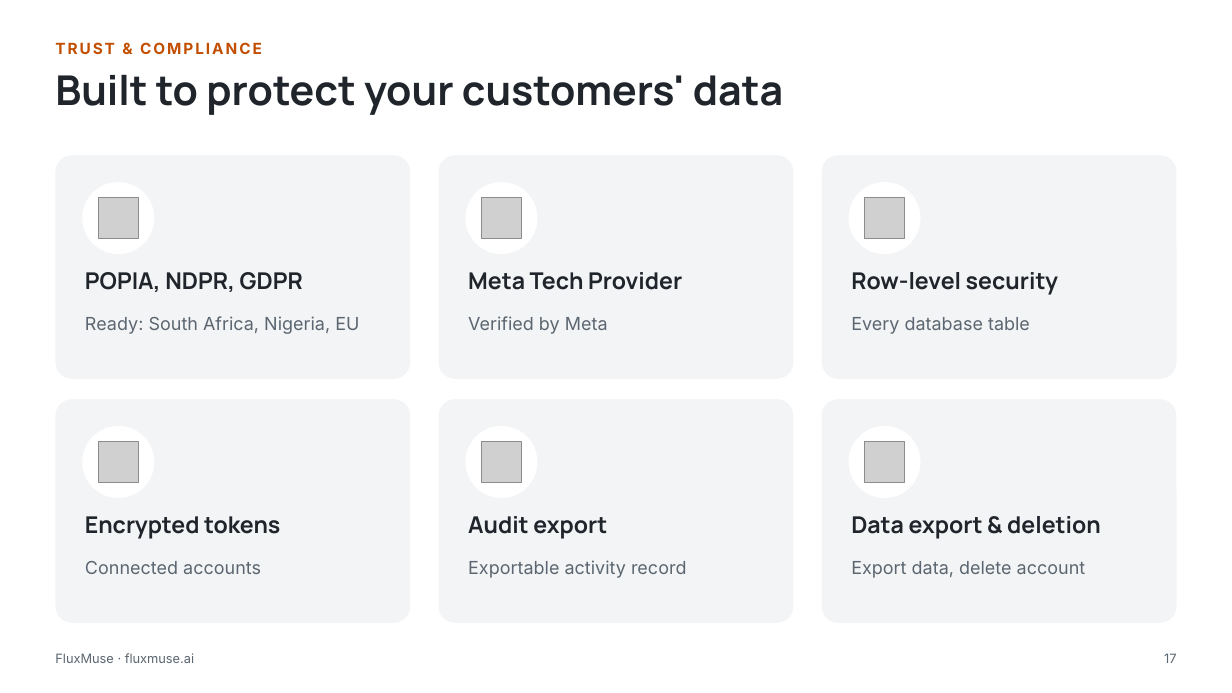
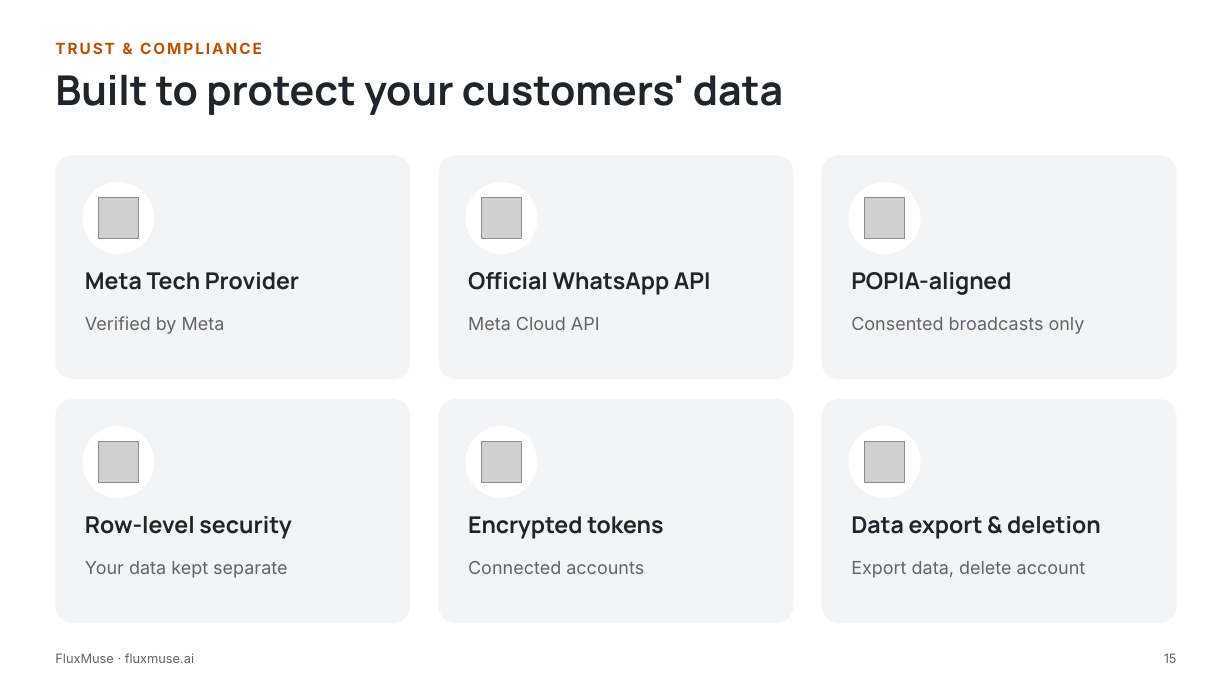
Before and after one commit to embizo/fluxmuse, a slide deck: slide 15 of docs/go-to-market/02_Brand_Pitch_Deck/FluxMuse_Pitch_SMEs.pptx (slide 17 before the commit). Drawn at 1232x693 pixels with LibreOffice and Linux fonts; fonts in the diff are those of the drawing; grey boxes stand for pictures. Boxes give left, top, right and bottom in pixels: in the first picture for what was removed or moved away, otherwise in the second. Text is boxed around its words. In the diff, an @@ line names an element or a change of style, - is before the commit and + after.

```diff
--- a/docs/go-to-market/02_Brand_Pitch_Deck/FluxMuse_Pitch_SMEs.pptx
+++ b/docs/go-to-market/02_Brand_Pitch_Deck/FluxMuse_Pitch_SMEs.pptx
@@ text at [85, 272, 299, 290]: text changed @@
-POPIA, NDPR, GDPR
+Meta Tech Provider
@@ text at [468, 272, 711, 295]: text changed @@
-Meta Tech Provider
+Official WhatsApp API
@@ text at [851, 272, 1011, 295]: text changed @@
-Row-level security
+POPIA-aligned
@@ text at [85, 316, 225, 334]: text changed @@
-Ready: South Africa, Nigeria, EU
+Verified by Meta
@@ text at [468, 317, 600, 330]: text changed @@
-Verified by Meta
+Meta Cloud API
@@ text at [851, 317, 1085, 334]: text changed @@
-Every database table
+Consented broadcasts only
@@ text at [85, 516, 291, 539]: text changed @@
-Encrypted tokens
+Row-level security
@@ text at [468, 516, 663, 539]: text changed @@
-Audit export
+Encrypted tokens
@@ text at [85, 561, 287, 578]: text changed @@
-Connected accounts
+Your data kept separate
@@ text at [468, 561, 644, 574]: text changed @@
-Exportable activity record
+Connected accounts
@@ page number at [1164, 653, 1177, 663]: text changed @@
-17
+15
```
Also in this commit, not shown: 13 other slides changed, 6 slides added, 10 slides removed, 8 other files.
